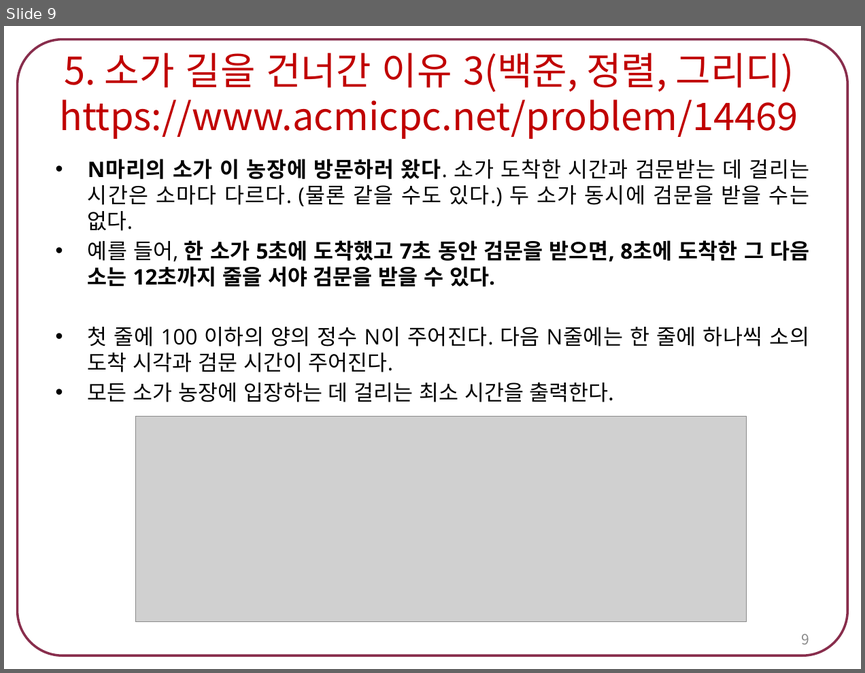
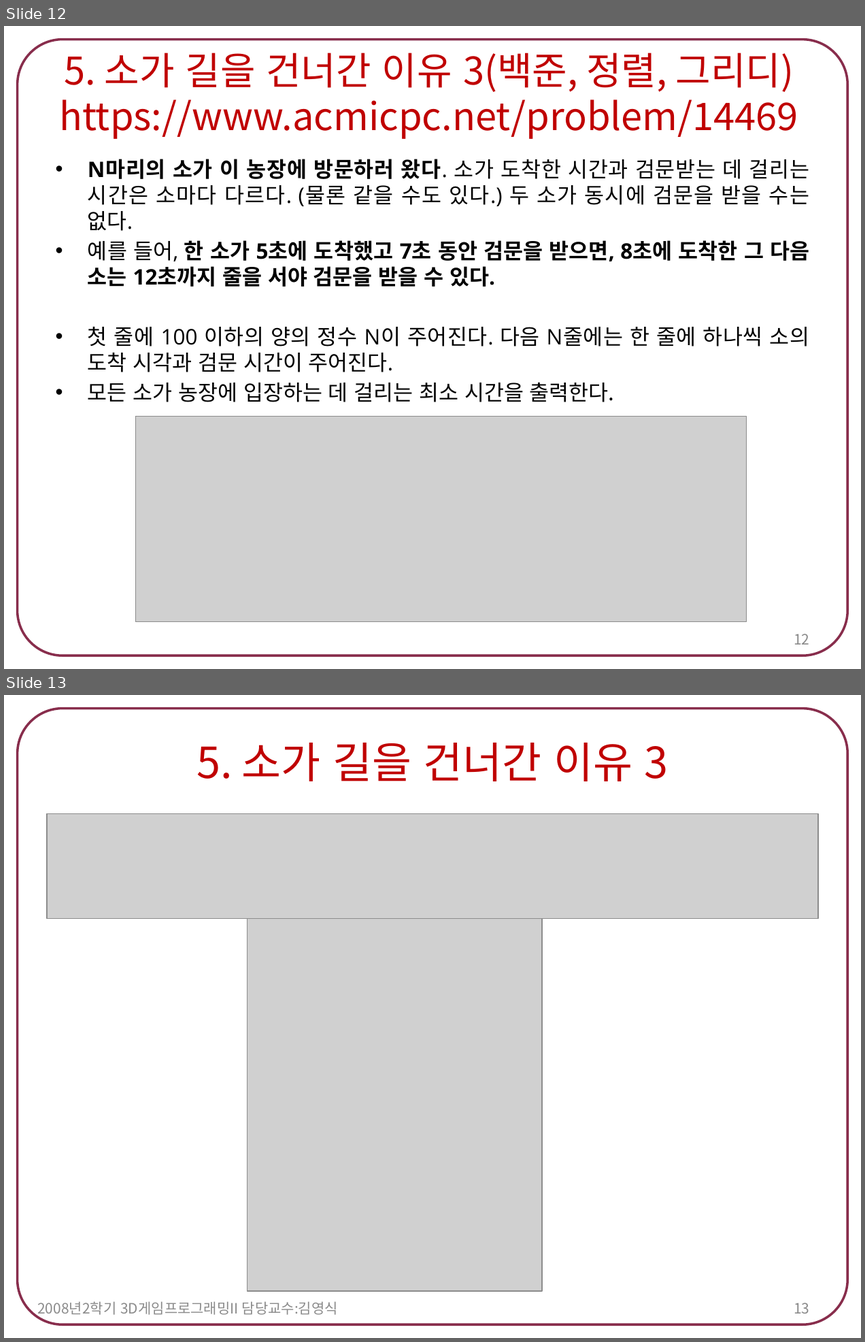
Before and after one commit to tlsdn0403/4-1, a slide deck: 스크립트언어/숙제4. 정렬 알고리즘.pptx. Shown one above the other, each under a label of ours: slide 9 before the commit, slides 12 and 13 after it. The pictures are 865x673 and 865x1342 pixels, drawn with LibreOffice and Linux fonts; fonts in the diff are those of the drawing; grey boxes stand for pictures. Boxes give left, top, right and bottom in pixels: in the first picture for what was removed or moved away, otherwise in the second. Text is boxed around its words. In the diff, an @@ line names an element or a change of style, - is before the commit and + after.

```diff
--- a/스크립트언어/숙제4. 정렬 알고리즘.pptx
+++ b/스크립트언어/숙제4. 정렬 알고리즘.pptx
@@ slide 13 added at bbox=[4, 695, 861, 1338], background #FFFFFF; not listed: 1 template element that a slide beside it also shows @@
@@ title added at bbox=[196, 743, 668, 781], 36 pt, text #C00000 @@
+5. 소가 길을 건너간 이유 3
@@ picture added at bbox=[47, 814, 818, 919] @@
@@ picture added at bbox=[247, 919, 542, 1291] @@
@@ text added at bbox=[37, 1301, 338, 1317], 12 pt, text #8C8C8C @@
+2008년2학기 3D게임프로그래밍II 담당교수:김영식
@@ page number added at bbox=[793, 1302, 809, 1313], 12 pt, text #898989 @@
+13
@@ what was slide 9 is now slide 12 @@
@@ page number at bbox=[793, 633, 809, 644]: text changed @@
-9
+12
```
Also in this commit, not shown: 3 other slides added, 33 other files.
